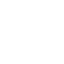
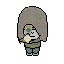
Revision of a layered 64×64 image; what changed, layer by layer:
showed group "Sniper" (28 layers) over <box>17,6,48,56</box>
added group "Sniper Firing 2" with 6 layers in group "Sniper" over <box>17,6,48,56</box>
added layer "Weapon #9" in group "Sniper Firing 2" over <box>24,33,31,42</box>
added layer "SniperHair #3" in group "Sniper Firing 2" over <box>17,6,48,44</box>
added layer "SniperFace #3" in group "Sniper Firing 2" over <box>30,29,34,37</box>
added layer "SniperEyepiece #3" in group "Sniper Firing 2" over <box>24,7,35,33</box>
added layer "Redraw -Sniper #2" in group "Sniper Firing 2" over <box>19,8,46,56</box>
hid group "Police Protector" (32 layers) over <box>17,7,48,56</box>
